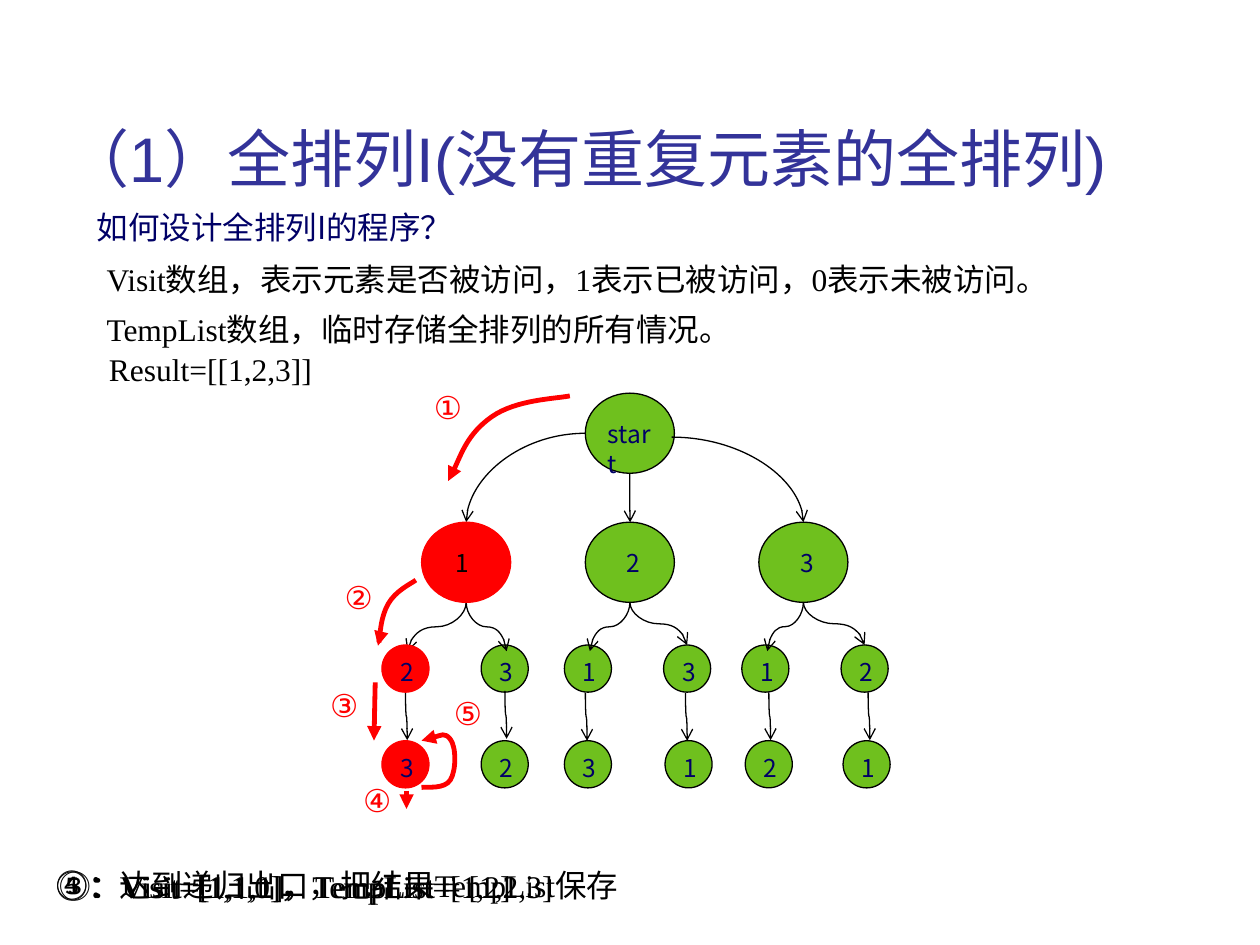
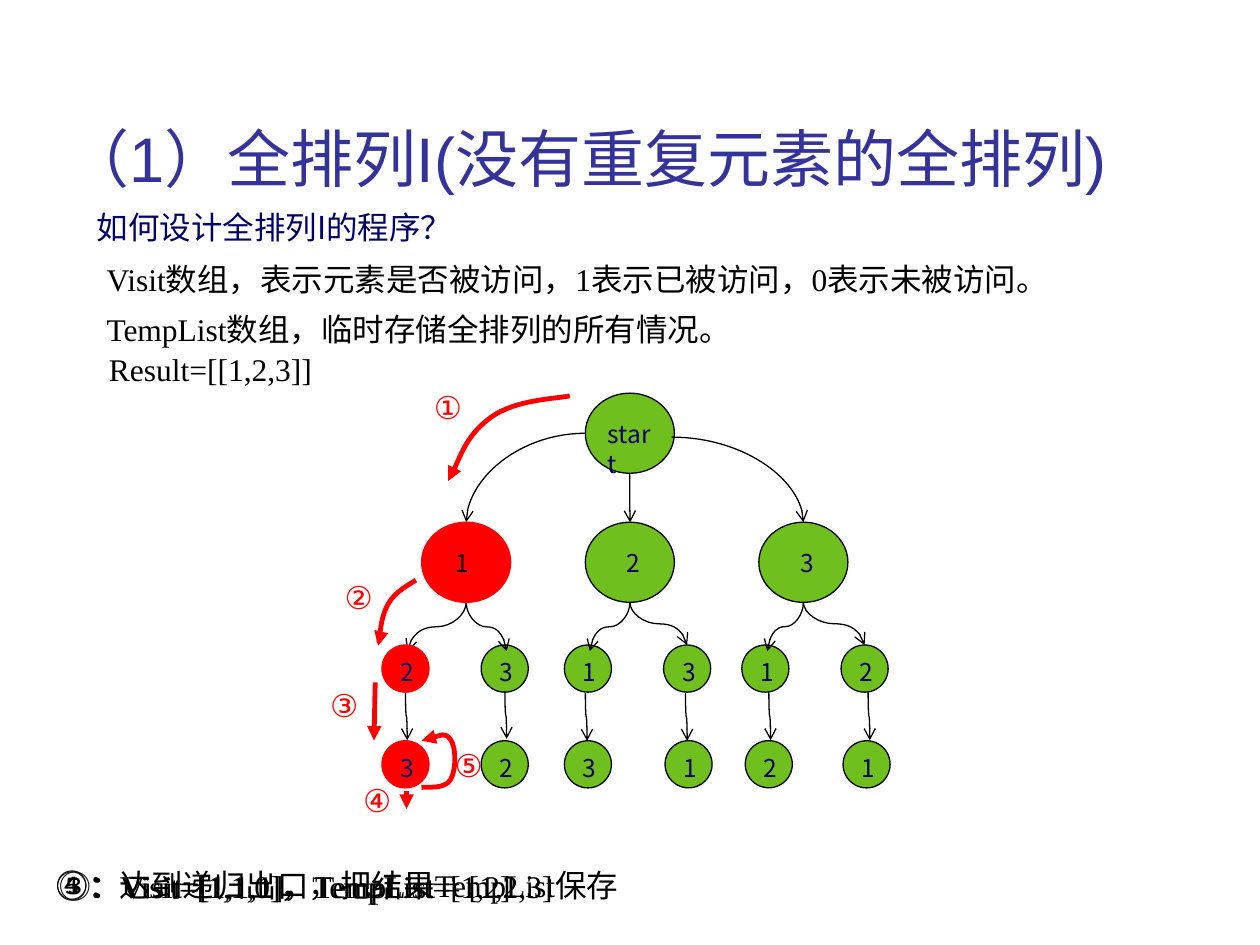
Before and after one commit to liutongling/DP, a slide deck: slide 24 of file/第6章 回朔法.pptx. Drawn at 1260x945 pixels with LibreOffice and Linux fonts; fonts in the diff are those of the drawing; background and template pictures are left out. Boxes give left, top, right and bottom in pixels: in the first picture for what was removed or moved away, otherwise in the second. Text is boxed around its words. In the diff, an @@ line names an element or a change of style, - is before the commit and + after.

```diff
--- a/file/第6章 回朔法.pptx
+++ b/file/第6章 回朔法.pptx
@@ text "⑤": place and size @@
-text "⑤" at [454,701,482,726]
+text "⑤" at [455,751,483,778]
```
Also in this commit, not shown: 3 other slides changed, 1 slide added, 2 other files.
